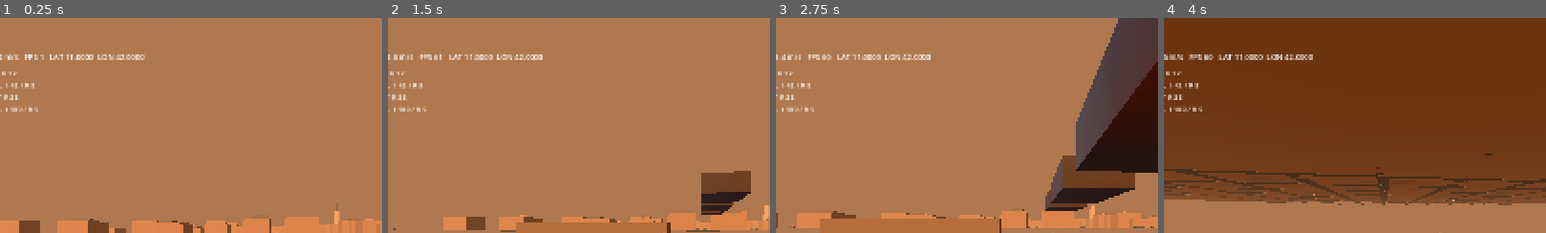
Above: before the commit, frames 1-4 (left to right).
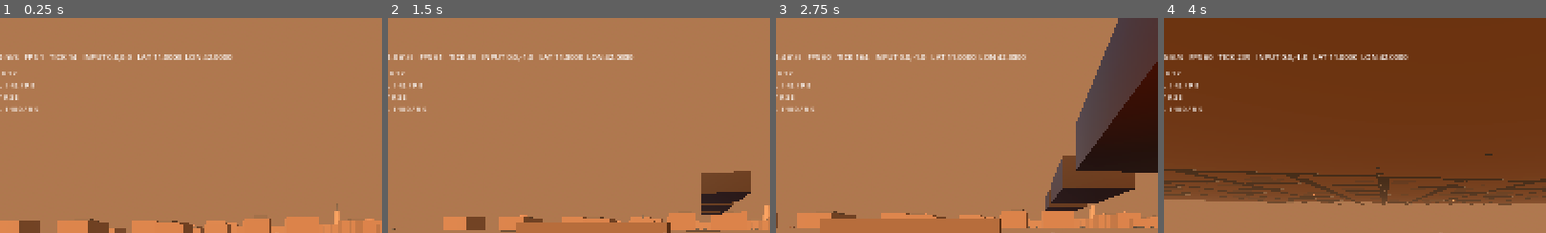
Above: after the commit, the same moments.

Repository: Deputy1389/far-horizon
Game: Godot game, scene res://game/scenes/main.tscn
The game is run twice, just before and just after one commit, with the same random seed, the same clock (stepped at 60 frames per second) and the same inputs.
Inputs (mouse positions are % of the whole screen's width and height, from its top left):
- Up to frame 1 (0.25 s): no input
- Up to frame 2 (1.5 s): tap Enter at 0.5 s; move the mouse to (55, 50) at 0.52 s; hold Right mouse button (aim) 0.53-1.28 s; hold W (move_forward) from 0.53 s (still down); click (55, 50) at 0.67 s; tap Space (jump) at 0.77 s; move the mouse to (45, 50) at 1.27 s; tap C (crouch) at 1.35 s
- Up to frame 3 (2.75 s): keep holding W (move_forward); tap Space (jump) at 1.52 s; move the mouse to (52, 48) at 2.02 s; press the mouse at (52, 48) at 2.03 s
- Up to frame 4 (4 s): keep holding W (move_forward); move the mouse to (49, 52) at 2.77 s; release the mouse at (49, 52) at 2.78 s; tap E (interact) at 2.85 s; click (49, 52) at 2.92 s; tap Space (jump) at 3.02, 3.77 s; move the mouse to (57, 51) at 3.52 s; tap Z (prone) at 3.6 s
The pictures show only the part of the screen within x 14-64%, y 0-50%; the shares and areas given below are measured in that part.

The runs differ from the first frame. In frame 1, 0.9% of the frame differs, in the area x 13-61%, y 16-21%; in frame 2, 0.9%; in frame 3, 1.0%; in frame 4, 1.0%, in the area x 14-64%, y 16-21%.

Commit message:
debug: show FPS physics ticks and movement input

Diff:
--- a/game/scripts/ui/debug_hud.gd
+++ b/game/scripts/ui/debug_hud.gd
@@ -97,10 +97,13 @@
 	var display_velocity := player.velocity
 	if player.active_vehicle is CharacterBody3D:
 		display_velocity = (player.active_vehicle as CharacterBody3D).velocity
-	status_label.text = "STANCE %s   SPEED %.1f m/s   FPS %d   LAT %.4f  LON %.4f" % [
+	status_label.text = "STANCE %s   SPEED %.1f m/s   FPS %d   TICK %d   INPUT %.1f,%.1f   LAT %.4f  LON %.4f" % [
 		player.stance.to_upper(),
 		Vector2(display_velocity.x, display_velocity.z).length(),
 		Engine.get_frames_per_second(),
+		player.physics_tick_count,
+		player.last_move_input.x,
+		player.last_move_input.y,
 		lat_lon.x,
 		lat_lon.y,
 	]
